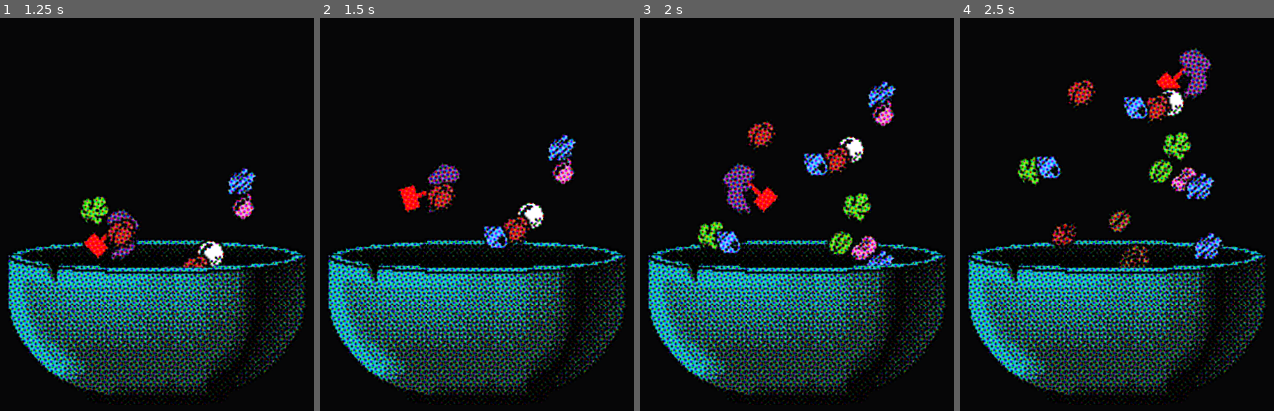
Above: before the commit, frames 1-4 (left to right).
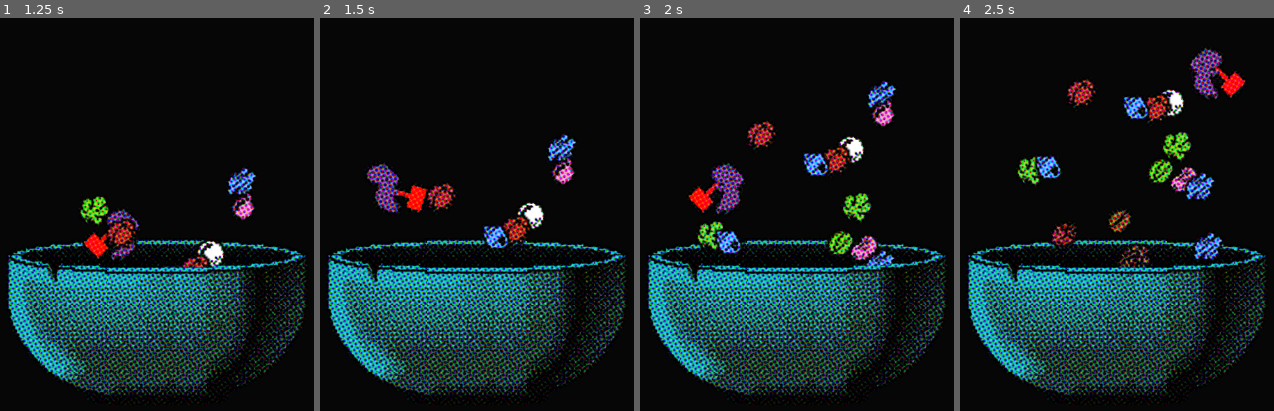
Above: after the commit, the same moments.

Repository: Ogelnac/high_and_dry
Game: Godot game, scene res://whack_a_pesto.tscn
Two runs of this game, one before a commit and one after it. Both use one fixed random seed, a clock stepped at 60 frames per second and the inputs below. Sound files missing from this copy of the repository are replaced by a short silence.
Inputs (mouse positions are in pixels of both pictures, inside the frame that each line leads up to):
- Up to frame 1 (1.25 s): drag from (128, 257) to (241, 300) at 0.52 s
- Up to frame 2 (1.5 s): drag from (414, 210) to (561, 183) at 1.27 s
- Up to frame 3 (2 s): no input
- Up to frame 4 (2.5 s): move the mouse to (1201, 96) at 2.02 s; click (1201, 96) at 2.17 s

Frame 1 is identical in both runs. In frame 2, 1.6% of the frame differs, in the area x 14-45%, y 36-50%; in frame 3, 2.0%, in the area x 14-45%, y 36-51%; in frame 4, 1.9%.

Commit message:
Tailor always faces the middle in Whack-a-Pesto

Diff:
--- a/whack_a_pesto.gd
+++ b/whack_a_pesto.gd
@@ -31,7 +31,7 @@
 		var world_position = canvas_transform.affine_inverse() * screen_position
 		tailor_wap.global_position = world_position
 		sprite_2d.frame = 22
-		var dir = randi_range(0,1)
+		var dir: int = tailor_wap.global_position.x > 0.0
 		sprite_2d.flip_h = dir
 		tailor_wap.global_position.x += 16.0 * dir
 		doinking = true
